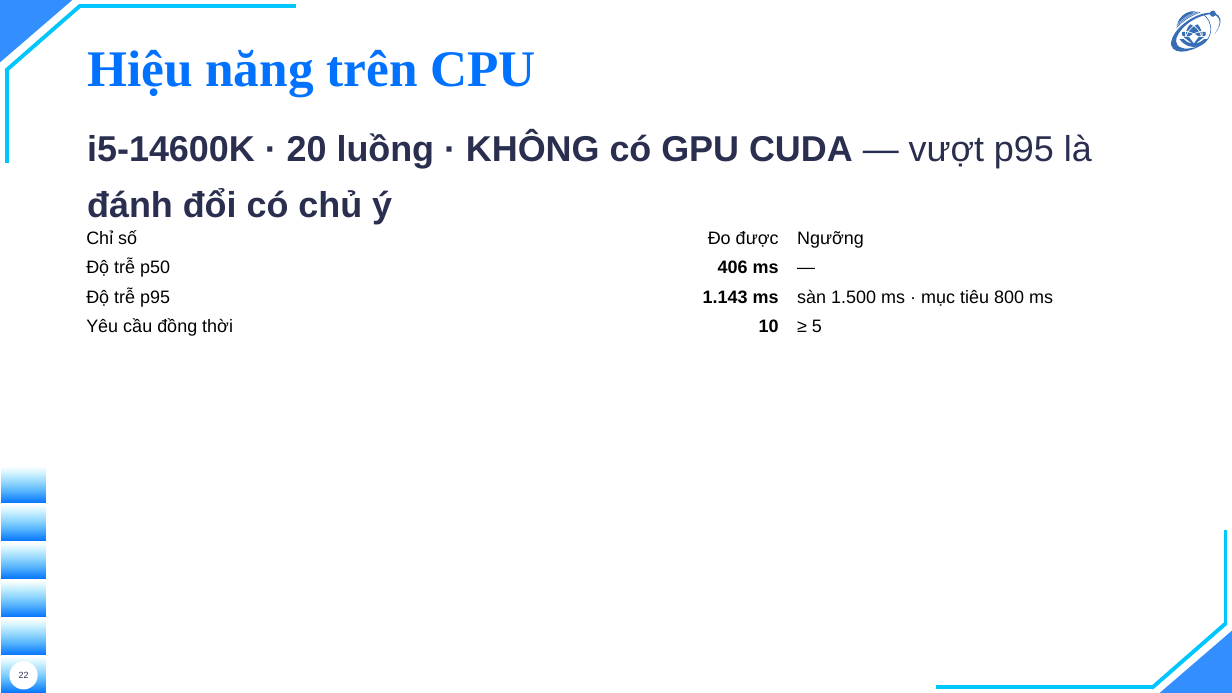
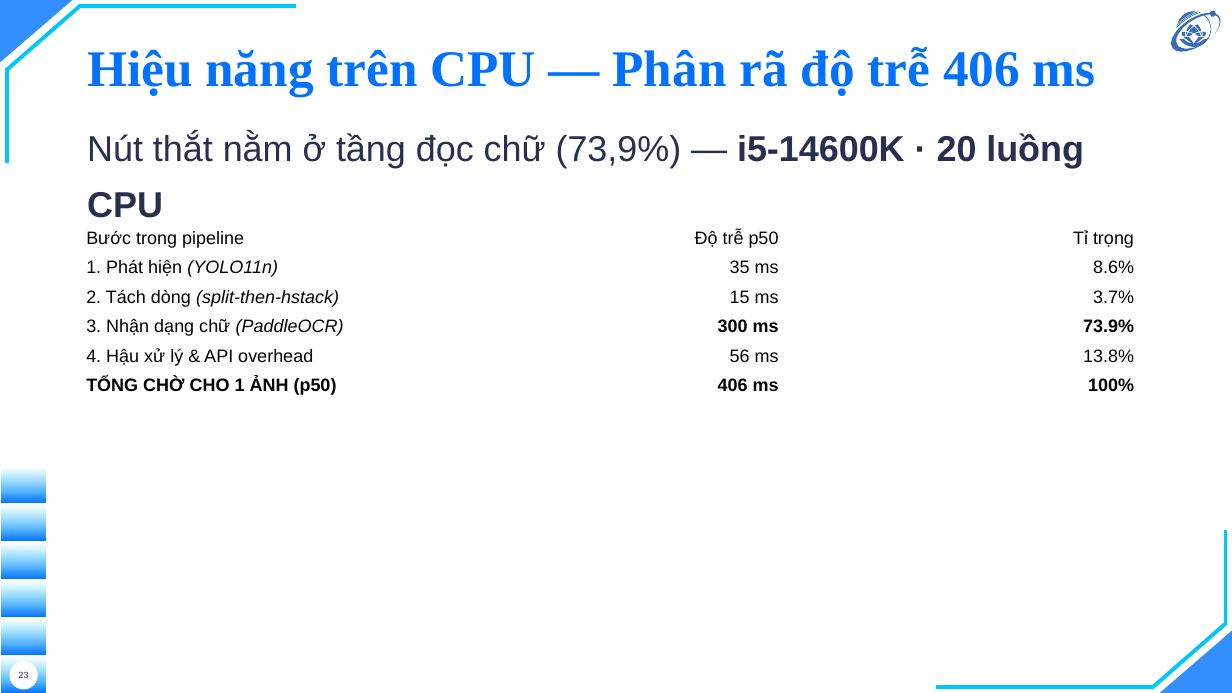
Before and after one commit to hieunguyen2604/alpr-do-an-mon-hoc, a slide deck: slide 23 of docs/slides/slides.pptx (slide 22 before the commit). Drawn at 1232x693 pixels with LibreOffice and Linux fonts; fonts in the diff are those of the drawing; background and template pictures are left out. Boxes give left, top, right and bottom in pixels: in the first picture for what was removed or moved away, otherwise in the second. Text is boxed around its words. In the diff, an @@ line names an element or a change of style, - is before the commit and + after.

```diff
--- a/docs/slides/slides.pptx
+++ b/docs/slides/slides.pptx
@@ title at box(87, 47, 1096, 97): text changed @@
-Hiệu năng trên CPU
+Hiệu năng trên CPU — Phân rã độ trễ 406 ms
@@ text at box(87, 133, 1084, 218): text changed; bold off @@
-i5-14600K · 20 luồng · KHÔNG có GPU CUDA — vượt p95 là đánh đổi có chủ ý
+Nút thắt nằm ở tầng đọc chữ (73,9%) — i5-14600K · 20 luồng CPU
@@ table at box(77, 224, 1144, 624) @@
-row 1: Chỉ số | Đo được | Ngưỡng
-row 2: Độ trễ p50 | 406 ms | —
-row 3: Độ trễ p95 | 1.143 ms | sàn 1.500 ms · mục tiêu 800 ms
-row 4: Yêu cầu đồng thời | 10 | ≥ 5
+row 1: Bước trong pipeline | Độ trễ p50 | Tỉ trọng
+row 2: 1. Phát hiện (YOLO11n) | 35 ms | 8.6%
+row 3: 2. Tách dòng (split-then-hstack) | 15 ms | 3.7%
+row 4: 3. Nhận dạng chữ (PaddleOCR) | 300 ms | 73.9%
+row 5: 4. Hậu xử lý & API overhead | 56 ms | 13.8%
+row 6: TỔNG CHỜ CHO 1 ẢNH (p50) | 406 ms | 100%
```
Also in this commit, not shown: 6 other slides changed, 4 slides added, 1 slide removed, 5 other files.
